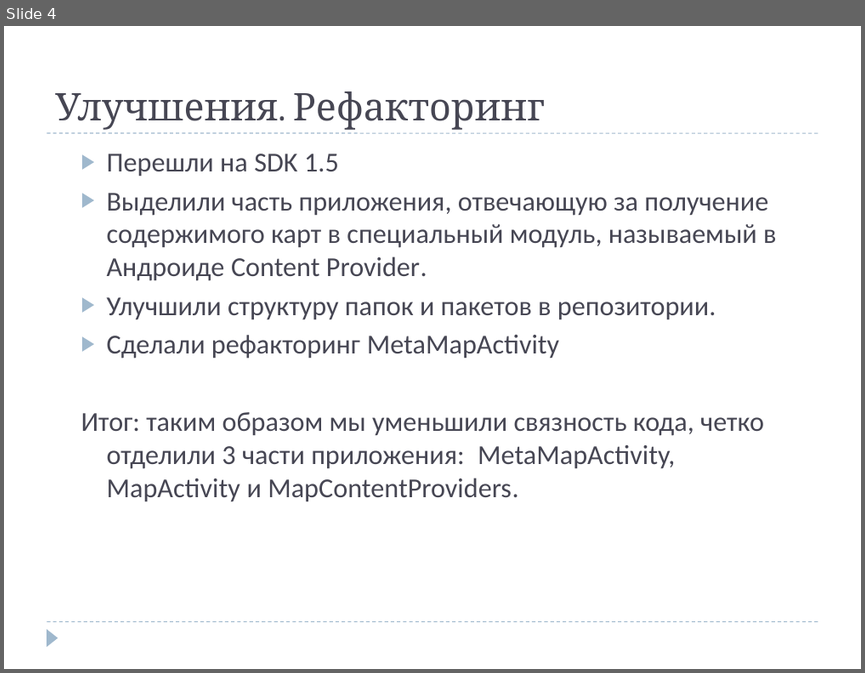
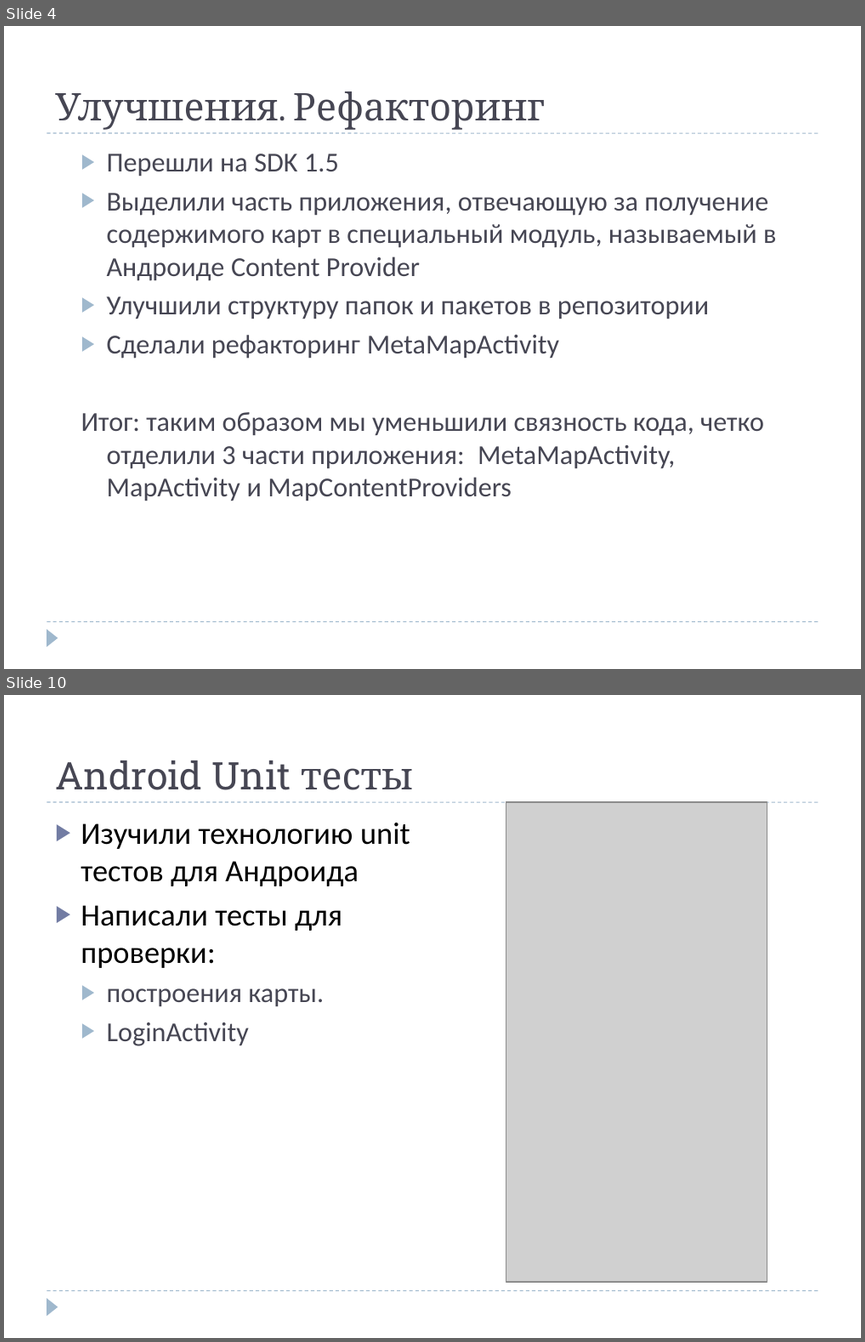
Before and after one commit to dmitry-lt/android-comapping, a slide deck: docs/promo files/presentation/Android Comapping Summer School.ppt. Shown one above the other, each under a label of ours: slide 4 before the commit, slides 4 and 10 after it; the slides between them are not shown. The pictures are 865x673 and 865x1342 pixels, drawn with LibreOffice and Linux fonts; fonts in the diff are those of the drawing; grey boxes stand for pictures. Boxes give left, top, right and bottom in pixels: in the first picture for what was removed or moved away, otherwise in the second. Text is boxed around its words. In the diff, an @@ line names an element or a change of style, - is before the commit and + after.

```diff
--- a/docs/promo files/presentation/Android Comapping Summer School.ppt
+++ b/docs/promo files/presentation/Android Comapping Summer School.ppt
@@ slide 10 added at [4,695,861,1338], background #FFFFFF; not listed: 3 template elements that a slide beside it also shows @@
@@ title added at [55,760,413,790], 32 pt, text #464653 @@
+Android Unit тесты
@@ picture added at [506,802,767,1281] @@
@@ text added at [80,823,410,1046], 26 pt, text #000000 @@
+▶ Изучили технологию unit тестов для Андроида
+▶ Написали тесты для проверки:
+  ▶ построения карты.
+  ▶ LoginActivity
@@ slide 4 changed as well @@
@@ text at [107,193,776,318]: text changed @@
-  ▶ Выделили часть приложения, отвечающую за получение содержимого карт в специальный модуль, называемый в Андроиде Content Provider.
-  ▶ Улучшили структуру папок и пакетов в репозитории.
+  ▶ Выделили часть приложения, отвечающую за получение содержимого карт в специальный модуль, называемый в Андроиде Content Provider
+  ▶ Улучшили структуру папок и пакетов в репозитории
@@ text at [81,412,764,500]: text changed @@
-  Итог: таким образом мы уменьшили связность кода, четко отделили 3 части приложения: MetaMapActivity, MapActivity и MapContentProviders.
+  Итог: таким образом мы уменьшили связность кода, четко отделили 3 части приложения: MetaMapActivity, MapActivity и MapContentProviders
```
Also in this commit, not shown: 3 other slides changed, 4 other slides added, 1 slide removed, 2 other files.
